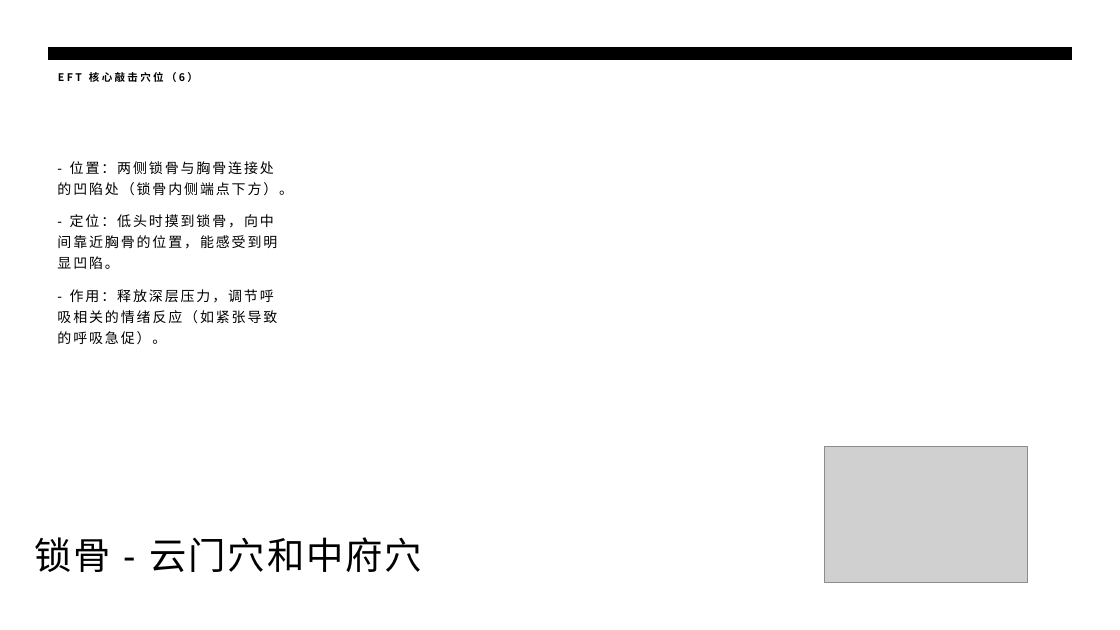
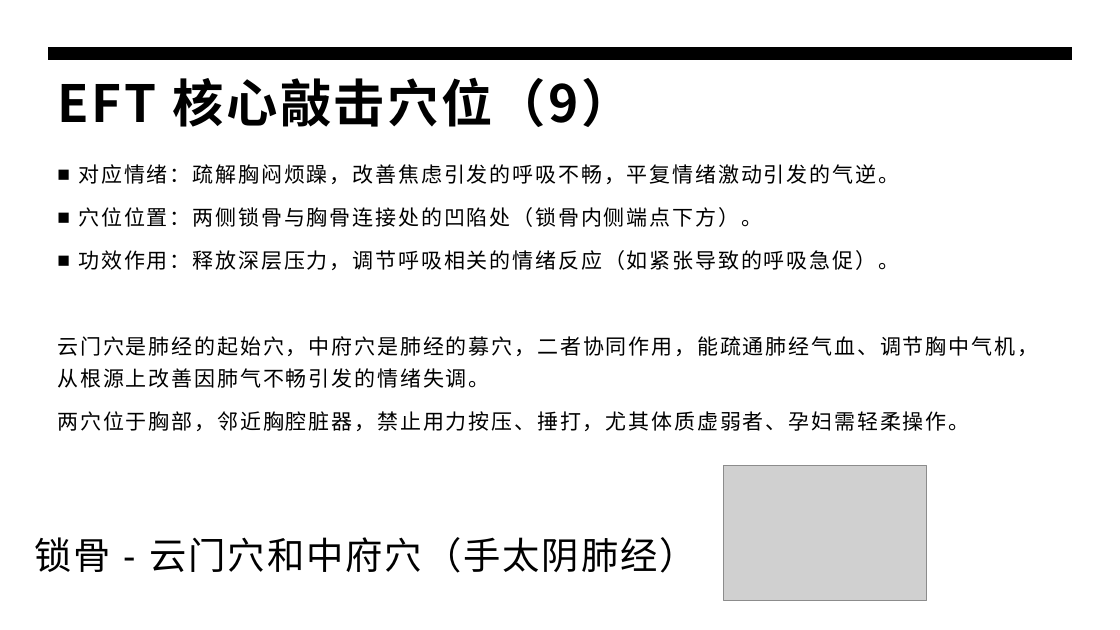
Before and after one commit to panxibei/writing, a slide deck: slide 23 of 44_心理学/28_浥尘伙伴社团原创：音乐治疗/PPT/浥尘伙伴社团原创：情绪释放疗法（EFT）心理训练.pptx. Drawn at 1120x630 pixels with LibreOffice and Linux fonts; fonts in the diff are those of the drawing; grey boxes stand for pictures. Boxes give left, top, right and bottom in pixels: in the first picture for what was removed or moved away, otherwise in the second. Text is boxed around its words. In the diff, an @@ line names an element or a change of style, - is before the commit and + after.

```diff
--- a/44_心理学/28_浥尘伙伴社团原创：音乐治疗/PPT/浥尘伙伴社团原创：情绪释放疗法（EFT）心理训练.pptx
+++ b/44_心理学/28_浥尘伙伴社团原创：音乐治疗/PPT/浥尘伙伴社团原创：情绪释放疗法（EFT）心理训练.pptx
@@ title at <box>58,77,633,127</box>: text changed; size 9 to 44 pt @@
-EFT 核心敲击穴位（6）
+EFT 核心敲击穴位（9）
@@ text at <box>57,164,1038,431</box>: text changed; size 12 to 18 pt @@
-- 位置：两侧锁骨与胸骨连接处的凹陷处（锁骨内侧端点下方）。
-- 定位：低头时摸到锁骨，向中间靠近胸骨的位置，能感受到明显凹陷。
-- 作用：释放深层压力，调节呼吸相关的情绪反应（如紧张导致的呼吸急促）。
+■ 对应情绪：疏解胸闷烦躁，改善焦虑引发的呼吸不畅，平复情绪激动引发的气逆。
+■ 穴位位置：两侧锁骨与胸骨连接处的凹陷处（锁骨内侧端点下方）。
+■ 功效作用：释放深层压力，调节呼吸相关的情绪反应（如紧张导致的呼吸急促）。
+云门穴是肺经的起始穴，中府穴是肺经的募穴，二者协同作用，能疏通肺经气血、调节胸中气机，从根源上改善因肺气不畅引发的情绪失调。
+两穴位于胸部，邻近胸腔脏器，禁止用力按压、捶打，尤其体质虚弱者、孕妇需轻柔操作。
@@ picture: place and size @@
-picture at <box>825,447,1028,582</box>
+picture at <box>724,465,928,601</box>
@@ text at <box>34,537,697,573</box>: text changed @@
-锁骨 - 云门穴和中府穴
+锁骨 - 云门穴和中府穴（手太阴肺经）
```
Also in this commit, not shown: 19 other slides changed, 1 other file.
